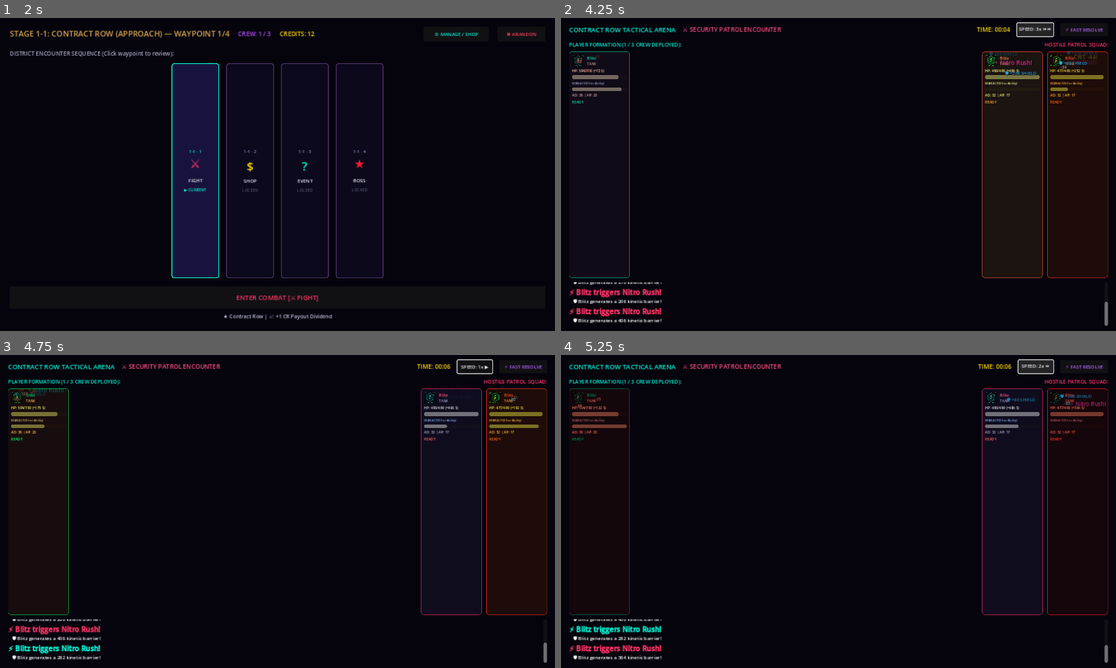
Above: before the commit, frames 1-4 (two rows, left to right).
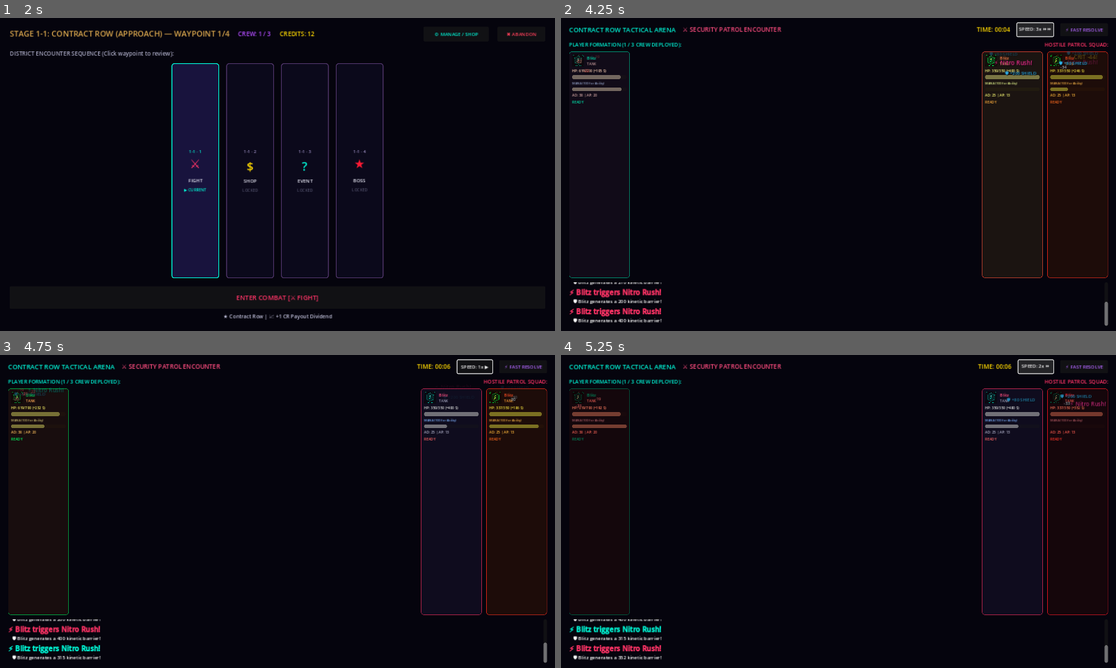
Above: after the commit, the same moments.

Repository: TheStickface/Cyberstack
Game: Godot game, scene res://src/ui/screens/Main.tscn
Two runs of this game, one before a commit and one after it. Both use one fixed random seed, a clock stepped at 60 frames per second and the inputs below.
Inputs (mouse positions are in pixels of both pictures, inside the frame that each line leads up to):
- Up to frame 1 (2 s): click "[INITIATE JOB / NEW RUN]" at 0.5 s; click "▶ [LOCK IN & DEPLOY]" at 1.25 s
- Up to frame 2 (4.25 s): click "ENTER COMBAT [⚔ FIGHT]" at 2 s; click "SPEED: 1x" at 2.75 s; click "SPEED: 2x ⏩" at 3.5 s
- Up to frame 3 (4.75 s): tap Enter at 4.25 s; move the mouse to (399, 495) at 4.27 s; hold D from 4.28 s (still down); tap F at 4.35 s; click (399, 495) at 4.42 s; tap Space at 4.52 s
- Up to frame 4 (5.25 s): release D at 5 s; click "SPEED: 1x ▶" at 5 s

Frame 1 is identical in both runs. In frame 2, less than 0.1% of the frame differs, in the area x 3-98%, y 12-97%; in frame 3, less than 0.1%; in frame 4, less than 0.1%.
Error in both runs: Invalid access to property or key 'tier' on a base object of type 'Resource (UnitResource)'. (res://src/ui/components/OperativeCard.gd:394)

Commit message:
balance: adjust district enemy scaling multipliers for CombatEngine parity (Pass 1)

Diff:
--- a/src/core/Constants.gd
+++ b/src/core/Constants.gd
@@ -142,11 +142,11 @@
 
 # Enemy Stat Scaling Multipliers per District (HP, Damage)
 const DISTRICT_ENEMY_SCALING: Dictionary = {
-	1: { "hp_mult": 0.70, "dmg_mult": 0.85 },
-	2: { "hp_mult": 1.20, "dmg_mult": 1.20 },
-	3: { "hp_mult": 1.95, "dmg_mult": 1.55 },
-	4: { "hp_mult": 2.25, "dmg_mult": 1.70 },
-	5: { "hp_mult": 2.50, "dmg_mult": 1.85 }
+	1: { "hp_mult": 0.50, "dmg_mult": 0.65 },
+	2: { "hp_mult": 0.85, "dmg_mult": 0.85 },
+	3: { "hp_mult": 1.30, "dmg_mult": 1.15 },
+	4: { "hp_mult": 1.70, "dmg_mult": 1.40 },
+	5: { "hp_mult": 1.95, "dmg_mult": 1.55 }
 }
 
 # Sell Refund Values
Not shown, added: src/systems/CombatEngine.gd.uid
Not shown, changed: data/balance_simulation_report.md
